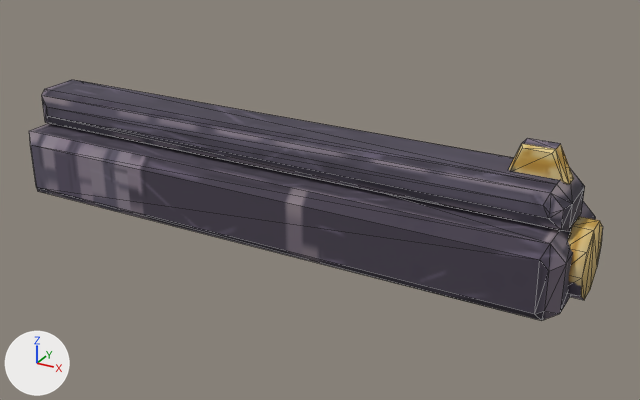
One commit to the FBX model desert-fps/assets/out/pistol/parts/pistol_barrel.fbx: the scene before it, then after it.
Before and after are seen from a 50 mm camera at (0.01031, -0.00735, 0.00529) aimed at (0.00626, 0.00002, 0.00161). The lights are fixed; the arrows at lower left show +X, +Y and +Z. The older version comes first. Mesh edges are drawn as thin lines. Where no turn or scale is listed for an object, it has been applied to the vertices.

The first picture shows 'pistol_barrel'.
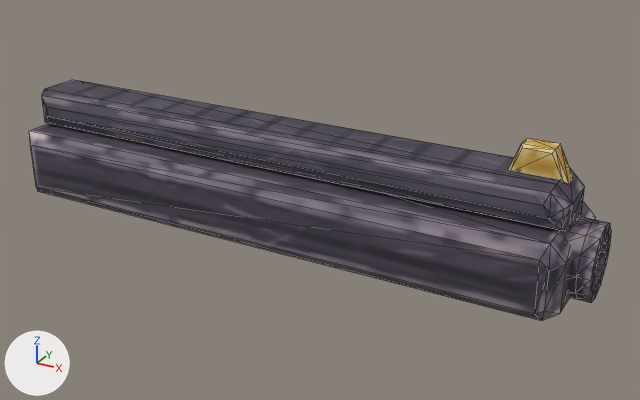
Where the change shows, as pixel boxes (x1, y1, x2, y2) in the pictures (640 x 400 px):
```json
{"object": "pistol_barrel", "change": "reshaped", "before": [29, 80, 603, 321], "after": [29, 80, 611, 321]}
{"part": 1, "of": "me_pistol_barrel", "change": "built on", "before": [568, 216, 603, 300], "after": [564, 216, 611, 303]}
{"part": 2, "of": "me_pistol_barrel", "change": "surface changed", "before": [29, 80, 596, 321], "after": [29, 80, 596, 321]}
```

Scene script edits in JSON lines:
```json
{"block": "me_pistol_barrel", "where": "# used by ob_pistol_barrel; location = (0.0, 0.0, 0.0)"}
{"op": "remove", "block": "me_pistol_barrel", "code": "me_pistol_barrel.from_pydata(...)  # 90 vertices, 164 faces; spans x 0.00277..0.00904, y -0.00065..0.00065, z 0.0012..0.00262"}
{"op": "add", "block": "me_pistol_barrel", "code": "me_pistol_barrel.from_pydata(...)  # 154 vertices, 292 faces; spans x 0.00277..0.00911, y -0.00065..0.00065, z 0.0012..0.00262"}
{"block": "me_pistol_barrel", "change": "me_pistol_barrel part 1"}
{"block": "me_pistol_barrel", "change": "9 vertices are removed from x 0.00885..0.00904, y -0.00037..0.00037, z 0.0014..0.00196"}
{"block": "me_pistol_barrel", "change": "33 faces are deleted"}
{"block": "me_pistol_barrel", "change": "11 vertices move from x 0.00885..0.00904, y -0.0003..0.0003, z 0.00126..0.00196 to x 0.0087..0.00911, y -0.00032..0.00032, z 0.0013..0.00193"}
{"block": "me_pistol_barrel", "change": "34 vertices are added at x 0.0087..0.00911, y -0.00037..0.00037, z 0.00125..0.00198"}
{"block": "me_pistol_barrel", "change": "5 new vertices lie (0.00029, 0.0, 0.0) away from vertices in x 0.00904, y -0.0003..0.0003, z 0.00126..0.00196"}
{"block": "me_pistol_barrel", "change": "5 new vertices lie (0.00012, 0.0, 0.0) away from vertices in x 0.00899, y -0.00032..0.00032, z 0.0013..0.00193"}
{"block": "me_pistol_barrel", "change": "5 new vertices lie (0.00041, 0.0, 0.0) away from vertices in x 0.0087, y -0.00022..0.00022, z 0.00142..0.00172"}
{"block": "me_pistol_barrel", "change": "117 new faces join them"}
{"block": "me_pistol_barrel", "change": "me_pistol_barrel part 2: 81 kept faces spanning x 0.00277..0.00911, y -0.00065..0.00065, z 0.0012..0.00262 get new texture (UV) coordinates"}
{"block": "me_pistol_barrel", "change": "other edits to the shape of me_pistol_barrel do not show in these pictures"}
```
